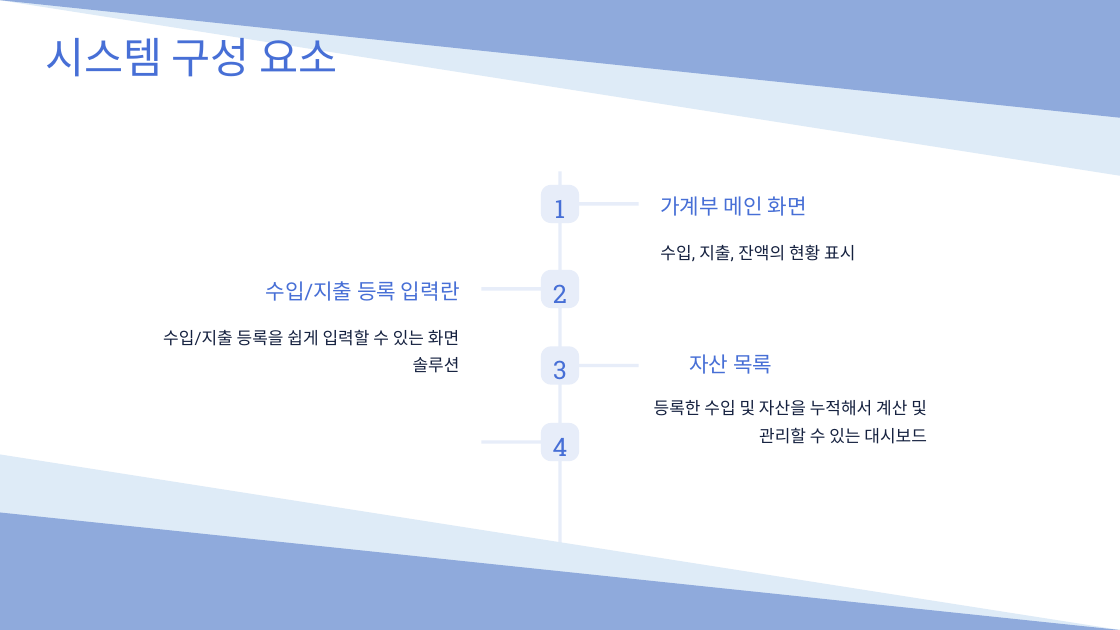
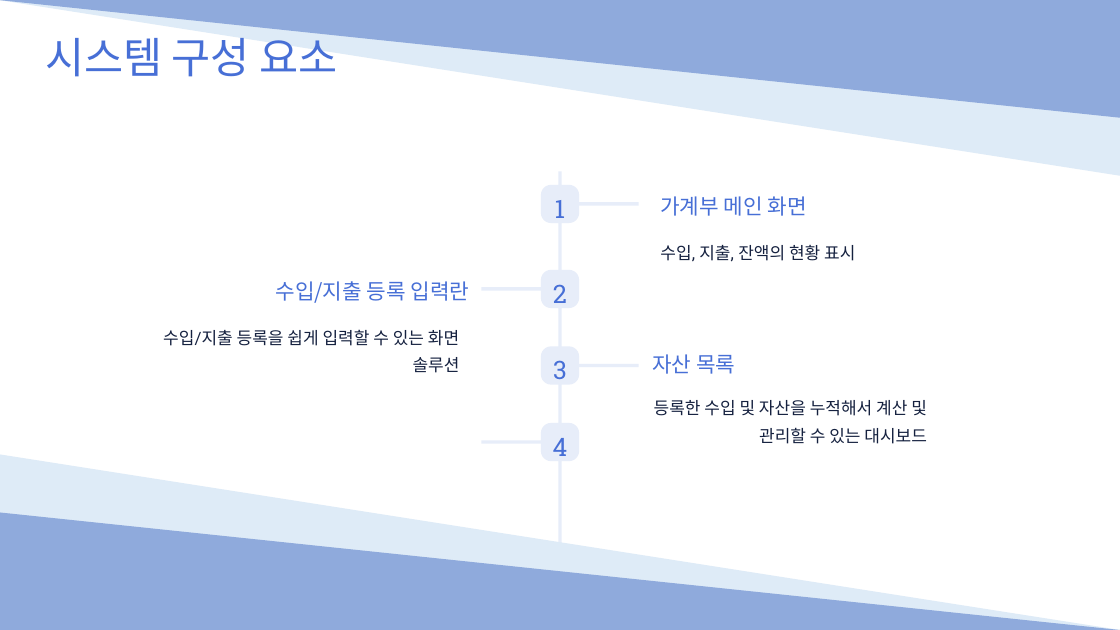
Before and after one commit to Hyno2/C-project, a slide deck: slide 7 of PPT/System.pptx (slide 4 before the commit). Drawn at 1120x630 pixels with LibreOffice and Linux fonts; fonts in the diff are those of the drawing. Boxes give left, top, right and bottom in pixels: in the first picture for what was removed or moved away, otherwise in the second. Text is boxed around its words. In the diff, an @@ line names an element or a change of style, - is before the commit and + after.

Commit message:
ppt up

```diff
--- a/PPT/System.pptx
+++ b/PPT/System.pptx
@@ text "수입/지출 등록 입력란" at [276, 281, 470, 303]: font Roboto Slab to Noto Sans CJK KR; alignment right to left @@
@@ text "자산 목록" at [652, 354, 735, 374]: font Roboto Slab to Noto Sans CJK KR; alignment right to centre @@
```
Also in this commit, not shown: 3 other slides changed, 3 slides added.
